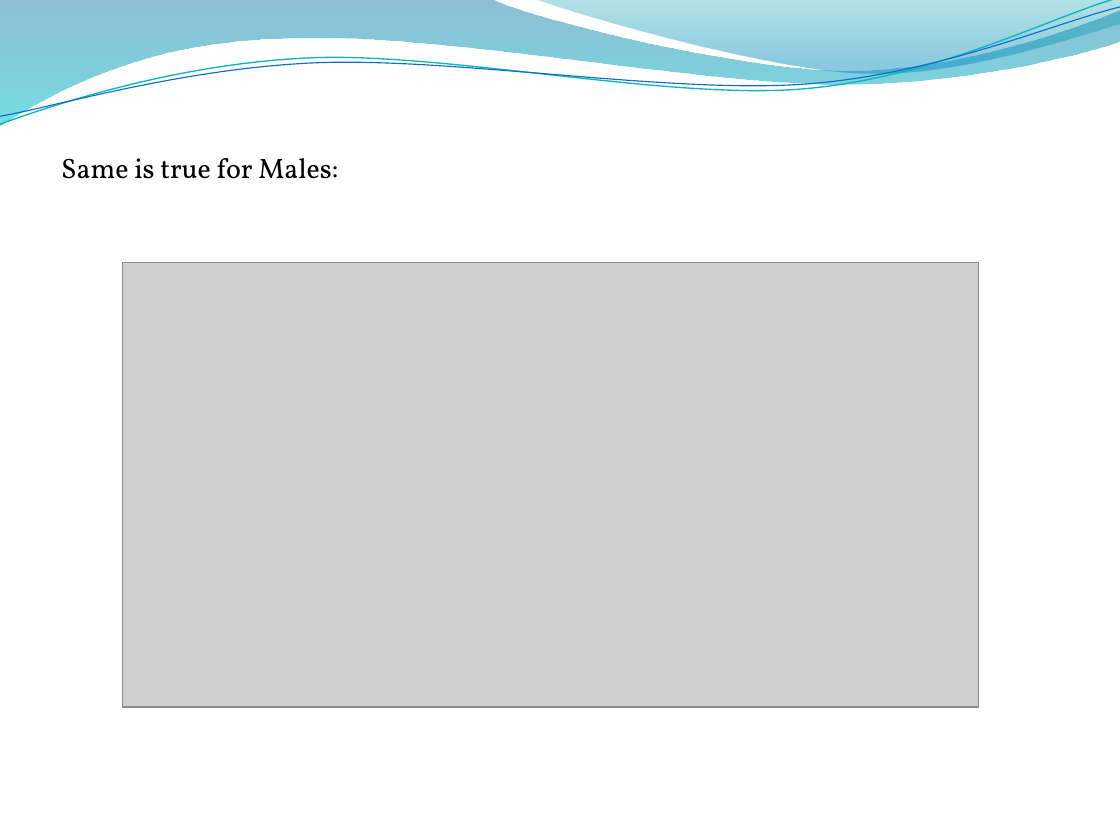
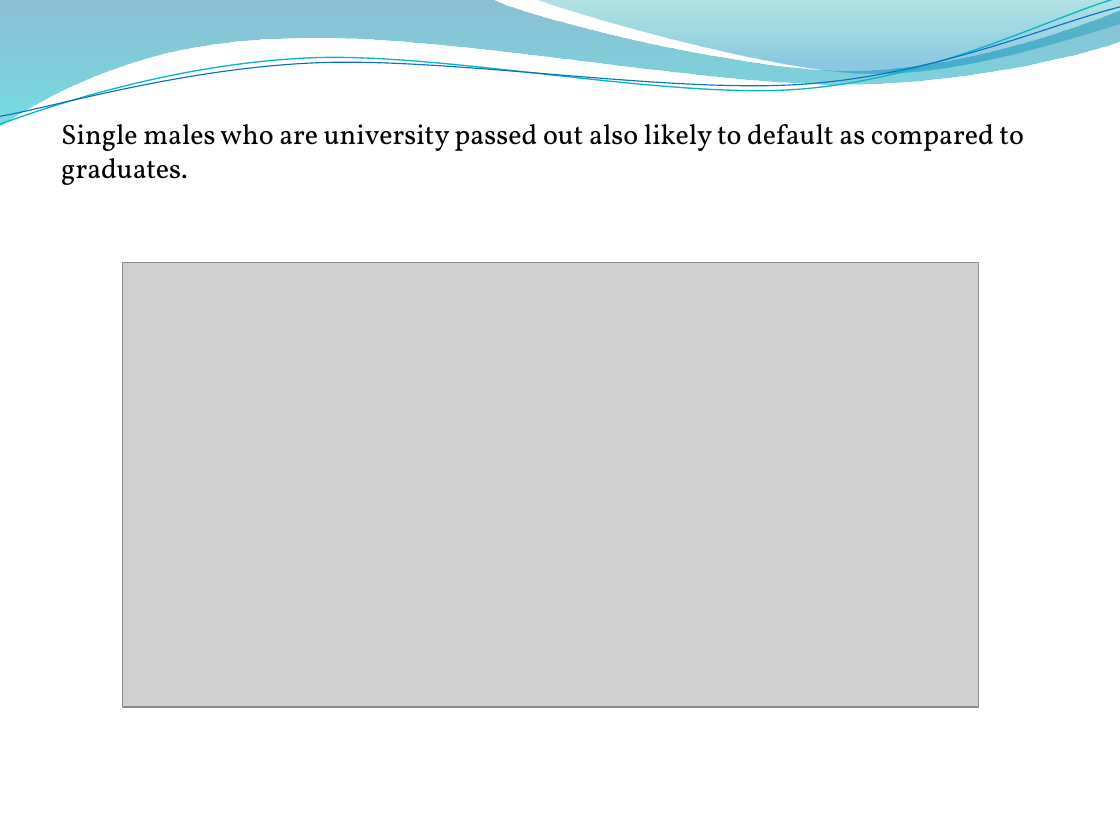
Before and after one commit to singh0021/DataScienceMasters, a slide deck: slide 7 of Capstone/Capstone Project.pptx. Drawn at 1120x840 pixels with LibreOffice and Linux fonts; fonts in the diff are those of the drawing; grey boxes stand for pictures; background and template pictures are left out. Boxes give left, top, right and bottom in pixels: in the first picture for what was removed or moved away, otherwise in the second. Text is boxed around its words. In the diff, an @@ line names an element or a change of style, - is before the commit and + after.

```diff
--- a/Capstone/Capstone Project.pptx
+++ b/Capstone/Capstone Project.pptx
@@ title at [61,124,1023,185]: text changed @@
-Same is true for Males:
+Single males who are university passed out also likely to default as compared to graduates.
```
Also in this commit, not shown: 2 other slides changed, 3 slides added, 2 slides removed, 2 other files.
